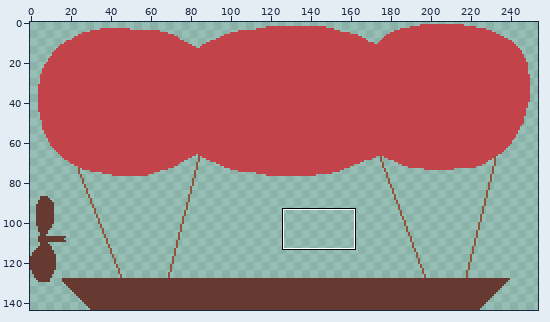
Two versions of one sprite sheet, gfx/zeppelin.png. The first picture is a wide view before the edit; the outline marks the close-up.
Close-up. Old version:
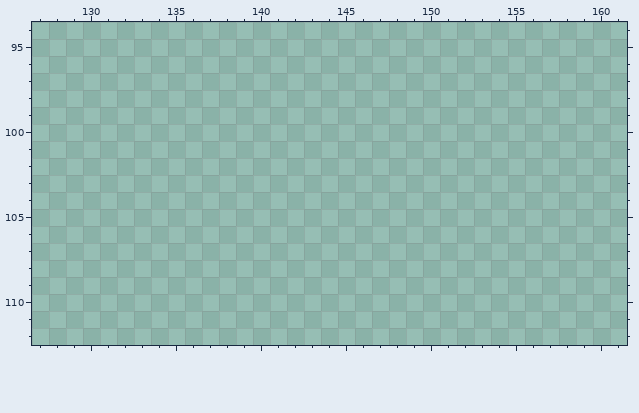
The file is 256x144 pixels. Shown: x 127..161, y 94..112. The wide view leaves out empty margins. The commit also changed other parts of the picture, which this record leaves out.
After the commit:
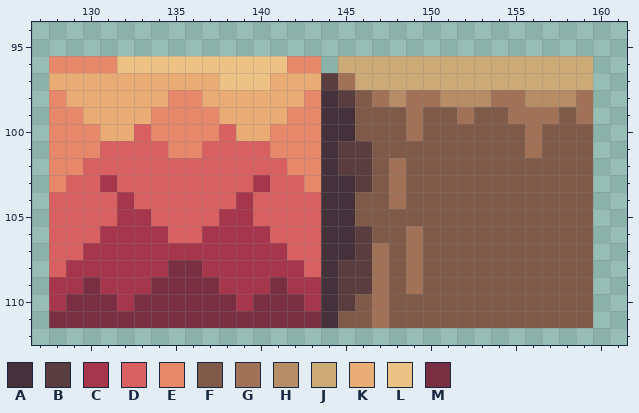
Palette (. is transparent): A #44313a  B #5a3d3e  C #a6364b  D #d86060  E #e7886b  F #7f5a49  G #a17258  H #b68d67  J #ccaa77  K #e9ac75  L #edc285  M #7a2e42
Diff:
@@ x 127..161 @@
  95 ...................................
- 96 ...................................
- 97 ...................................
- 98 ...................................
- 99 ...................................
-100 ...................................
-101 ...................................
-102 ...................................
-103 ...................................
-104 ...................................
-105 ...................................
-106 ...................................
-107 ...................................
-108 ...................................
-109 ...................................
-110 ...................................
-111 ...................................
+ 96 .EEEELLLLLLLLLLEE.JJJJJJJJJJJJJJJ..
+ 97 .KKKKKKKKKKLLLKKKBGJJJJJJJJJJJJJJ..
+ 98 .EKKKKKKEEKKKKKKEABFGHGGHHHGGHHHG..
+ 99 .EEKKKKEEEEKKKKEEAAFFFGFFGFFGGGFG..
+100 .EEEKKDEEEEDKKEEEAAFFFGFFFFFFGFFF..
+101 .EEEDDDDEEDDDDEEEABBFFFFFFFFFGFFF..
+102 .EEDDDDDDDDDDDDEEABBFGFFFFFFFFFFF..
+103 .EDDCDDDDDDDDCDDEAABFGFFFFFFFFFFF..
+104 .DDDDCDDDDDDCDDDDAAFFGFFFFFFFFFFF..
+105 .DDDDCCDDDDCCDDDDAAFFFFFFFFFFFFFF..
+106 .DDDCCCCDDCCCCDDDAABFFGFFFFFFFFFF..
+107 .DDCCCCCCCCCCCCDDAABGFGFFFFFFFFFF..
+108 .DCCCCCCMMCCCCCCDABBGFGFFFFFFFFFF..
+109 .CCMCCCMMMMCCCMCCABBGFGFFFFFFFFFF..
+110 .CMMMCMMMMMMCMMMCABFGFFFFFFFFFFFF..
+111 .MMMMMMMMMMMMMMMMAFFGFFFFFFFFFFFF..
 112 ...................................
